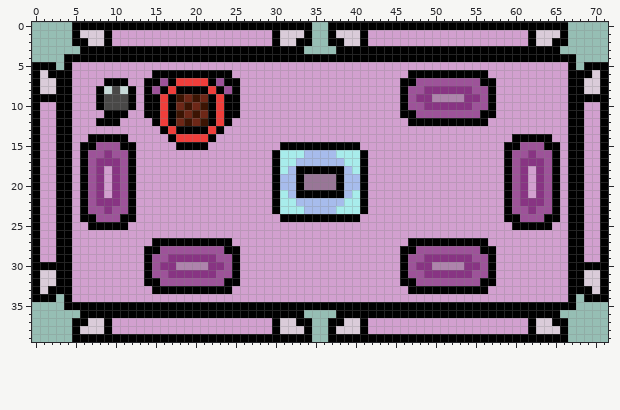
Sprite sheet -- art/day_1/day_01_furniture_table_large.png. The picture above is the old version.
The file is 72x40 pixels. Colours within 5 levels of each other are drawn and written as one.
After the commit:
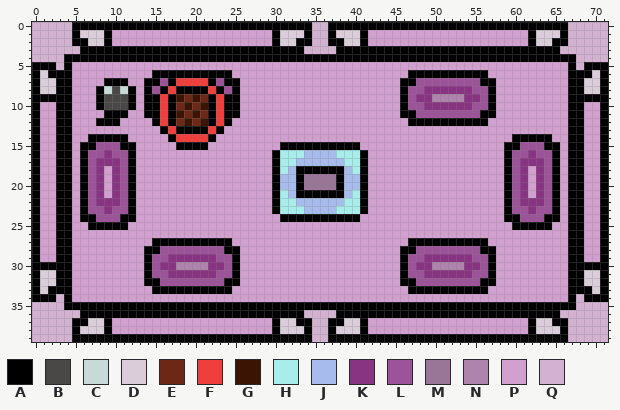
Palette (. is transparent): A #000000  B #494847  C #c7dad8  D #daccd9  E #6d2717  F #ef3e3b  G #3c1403  H #a8eceb  J #a7bcec  K #883483  L #9d5399  M #997697  N #ae84ac  P #d2a0cf  Q #d3b2d1
The commit says: Fix flicker when colliding with a corner of the large table
What changed:
Changed rows in their new state; - is an unchanged pixel.
first column x 0:
 0 QQQQQ------------------------------QQ------------------------------QQQQQ
 1 QQQQQ------------------------------QQ------------------------------QQQQQ
 2 QQQQQ------------------------------QQ------------------------------QQQQQ
 3 QQQQQQ----------------------------QQQQ----------------------------QQQQQQ
 4 QQQQ----------------------------------------------------------------QQQQ
 5 ---Q----------------------------------------------------------------Q---
first column x 0:
34 ---Q----------------------------------------------------------------Q---
35 QQQQ----------------------------------------------------------------QQQQ
36 QQQQQQ----------------------------QQQQ----------------------------QQQQQQ
37 QQQQQ------------------------------QQ------------------------------QQQQQ
38 QQQQQ------------------------------QQ------------------------------QQQQQ
39 QQQQQ------------------------------QQ------------------------------QQQQQ
Boxes around the changes in both pictures, in picture pixels (x1, y1, x2, y2):
added: (32, 22, 80, 70)
added: (304, 22, 336, 54)
added: (560, 22, 608, 70)
added: (32, 294, 80, 342)
added: (560, 294, 608, 342)
added: (304, 310, 336, 342)
